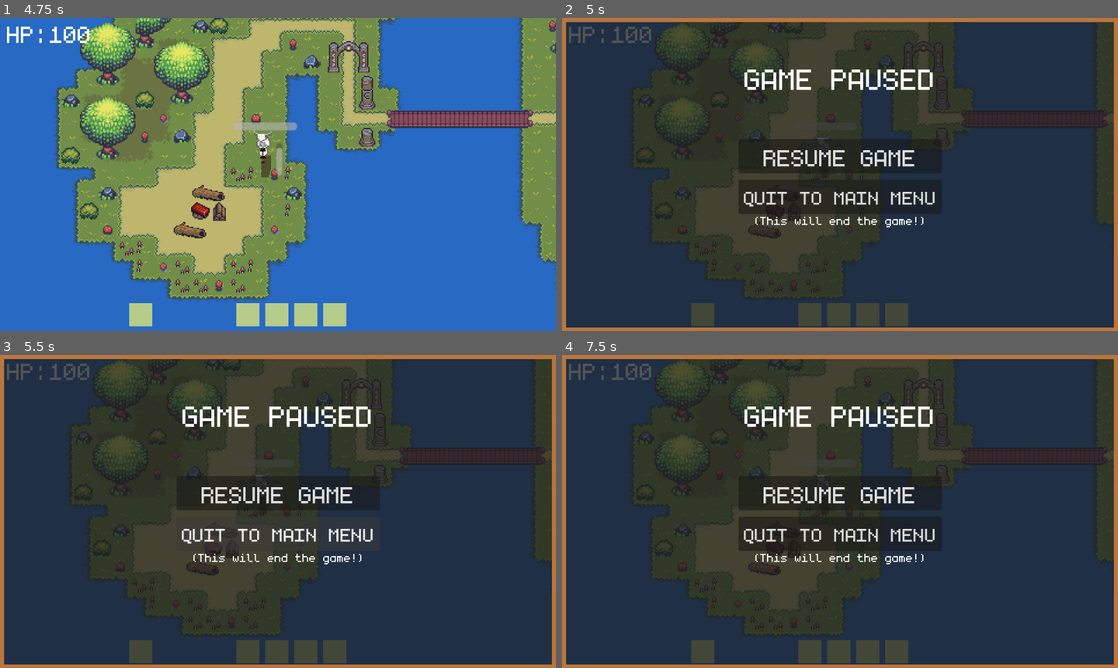
Above: before the commit, frames 1-4 (two rows, left to right).
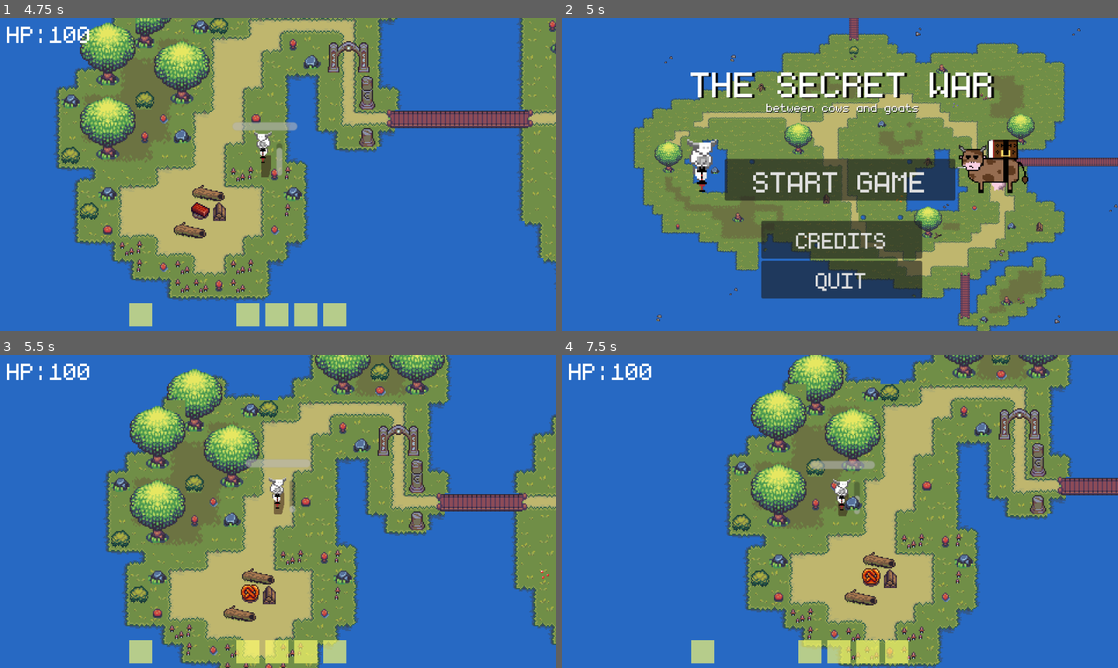
Above: after the commit, the same moments.

Repository: NDJia/tojam2025
Game: Godot game, scene res://Scenes/UI/mainmenu.tscn
Same seed, same stepped clock (60 frames per second), same inputs: the game is played once before the commit and once after it. The engine's default icon, where the game draws it, is replaced by a stand-in: a white triangle on a blue panel in a dark square.
Inputs (mouse positions are in pixels of both pictures, inside the frame that each line leads up to):
- Up to frame 1 (4.75 s): click "START GAME" at 0.5 s; move the mouse to (400, 158) at 1.27 s; press the mouse at (400, 158) at 1.28 s; hold D (Right) 1.28-2.03 s; move the mouse to (166, 190) at 2.02 s; release the mouse at (166, 190) at 2.03 s; hold S (Down) 2.03-2.78 s; tap Space (Dash) at 2.1, 4.35 s; move the mouse to (333, 105) at 2.77 s; hold D (Right) 2.78-3.53 s; hold Right mouse button (Shoot) 2.78-3.53 s; move the mouse to (250, 237) at 3.52 s; hold W (Up) 3.53-4.28 s; click (250, 237) at 3.6 s; move the mouse to (444, 221) at 4.27 s; hold A (Left) from 4.28 s (still down)
- Up to frame 2 (5 s): keep holding A (Left); tap Escape (Pause) at 4.9 s
- Up to frame 3 (5.5 s): release A (Left) at 5 s; click (278, 517) at 5 s, where only the run after the commit has a clickable "START GAME"
- Up to frame 4 (7.5 s): move the mouse to (673, 464) at 5.77 s; hold A (Left) 5.78-6.53 s; right-click (673, 464) at 5.85 s; move the mouse to (867, 511) at 6.52 s; press the mouse at (867, 511) at 6.53 s; hold S (Down) 6.53-7.28 s; move the mouse to (756, 433) at 7.27 s; release the mouse at (756, 433) at 7.28 s; hold D (Right) from 7.28 s (still down); tap Space (Dash) at 7.35 s

Frame 1 is identical in both runs. In frame 2, 96% of the frame differs, in the area x 0-100%, y 0-100%; in frame 3, 99%; in frame 4, 99%.

Commit message:
temporary change to pause behaviour

Diff:
--- a/Scripts/player.gd
+++ b/Scripts/player.gd
@@ -211,8 +211,9 @@
 
 	# Pause the game if the escape key is pressed
 	if Input.is_action_just_pressed("Pause"):
-		$PauseMenu.show()
-		get_tree().paused = true
+		#$PauseMenu.show()
+		#get_tree().paused = true
+		get_tree().change_scene_to_file("res://Scenes/UI/mainmenu.tscn")
 
 func hit():
 	$Hitbox/Body.modulate = Color("ff0000")
Not shown: 1 places in Scenes/main/player.tscn that only renumber resources
